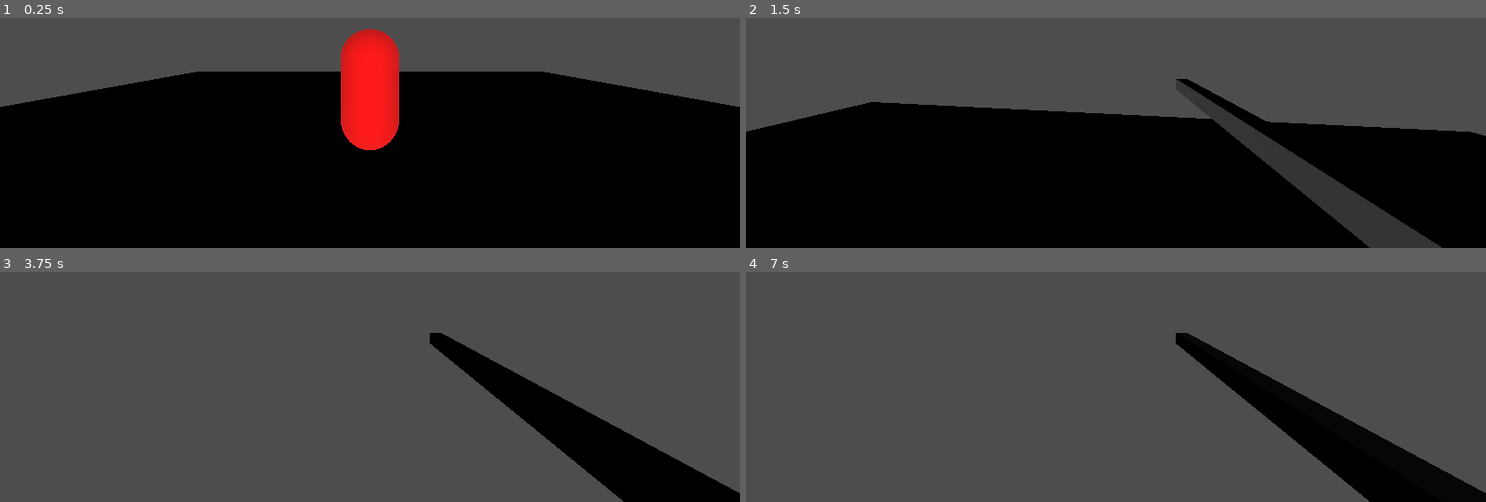
Above: before the commit, frames 1-4 (two rows, left to right).
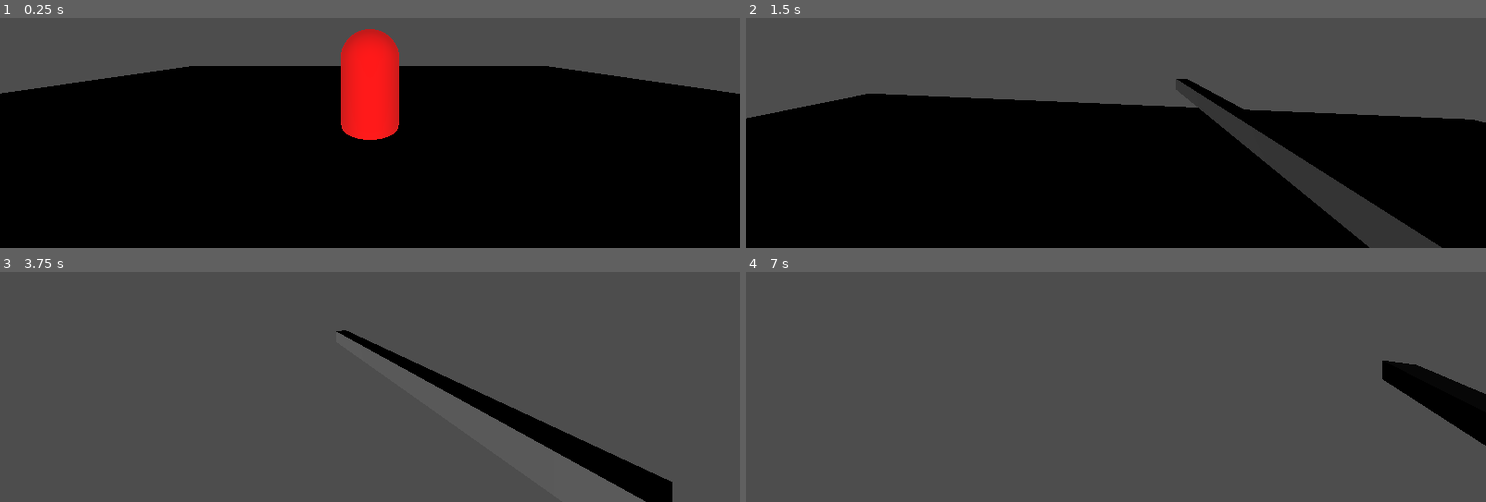
Above: after the commit, the same moments.

Repository: Rule2k/slasher
Game: Godot game, scene res://scenes/main/Main.tscn
The game is run twice, just before and just after one commit, with the same random seed, the same clock (stepped at 60 frames per second) and the same inputs.
Inputs (mouse positions are in pixels of both pictures, inside the frame that each line leads up to):
- Up to frame 1 (0.25 s): no input
- Up to frame 2 (1.5 s): tap Enter at 0.5 s; move the mouse to (1153, 38) at 0.52 s; hold W (move_forward) from 0.53 s (still down); click (1153, 38) at 0.6 s; tap Space (jump) at 0.77 s; move the mouse to (1079, 43) at 1.27 s; tap Q (attack_overhead) at 1.35 s
- Up to frame 3 (3.75 s): keep holding W (move_forward); tap Space (jump) at 1.52, 2.75, 3.02 s; move the mouse to (384, 288) at 2.02 s; right-click (384, 288) at 2.1 s; move the mouse to (362, 301) at 2.77 s; tap E (attack_stab) at 2.85 s; tap Enter at 3.5 s; move the mouse to (421, 299) at 3.52 s; click (421, 299) at 3.6 s
- Up to frame 4 (7 s): tap Space (jump) at 3.77, 4.52, 5, 6.02, 6.5, 6.77 s; move the mouse to (1056, 290) at 4.27 s; tap Q (attack_overhead) at 4.35 s; move the mouse to (1123, 295) at 5.02 s; right-click (1123, 295) at 5.1 s; tap Enter at 5.75 s; move the mouse to (1086, 285) at 5.77 s; release W (move_forward) at 5.78 s; hold D (move_right) 5.78-6.53 s; tap E (attack_stab) at 5.85 s; move the mouse to (1153, 292) at 6.52 s; hold W (move_forward) from 6.53 s (still down); click (1153, 292) at 6.6 s

The runs differ from the first frame. In frame 1, 3.4% of the frame differs, in the area x 0-100%, y 20-58%; in frame 2, 4.3%; in frame 3, 7.2%; in frame 4, 10%, in the area x 58-100%, y 26-100%.

Commit message:
feat: weapon animation system with AnimationPlayer
- AnimationPlayer on WeaponPivot for weapon swing animations
- animation_name field added to AttackData Resource
- slash_right_light animation: windup (0-0.2s), swing (0.2-0.35s), recovery (0.35-0.65s)
- State machine triggers animation on windup enter

Diff:
--- a/data/attacks/slash_left_heavy.tres
+++ b/data/attacks/slash_left_heavy.tres
@@ -1,4 +1,4 @@
-[gd_resource type="Resource" script_class="AttackData" format=3]
+[gd_resource type="Resource" script_class="AttackData" format=3 uid="uid://bpl5r46pgsj4t"]
 
 [ext_resource type="Script" uid="uid://dr7q5i6i5jar5" path="res://scripts/combat/attack_data.gd" id="1_ohxps"]
 
--- a/data/attacks/slash_left_light.tres
+++ b/data/attacks/slash_left_light.tres
@@ -1,4 +1,4 @@
-[gd_resource type="Resource" script_class="AttackData" format=3]
+[gd_resource type="Resource" script_class="AttackData" format=3 uid="uid://jnaipym4oiss"]
 
 [ext_resource type="Script" uid="uid://dr7q5i6i5jar5" path="res://scripts/combat/attack_data.gd" id="1_ohxps"]
 
--- a/scenes/main/Main.tscn
+++ b/scenes/main/Main.tscn
@@ -32,6 +32,43 @@
 [sub_resource type="BoxShape3D" id="BoxShape3D_hitbox"]
 size = Vector3(0.1, 0.1, 0.8)
 
+[sub_resource type="Animation" id="Animation_2tpxt"]
+length = 0.001
+tracks/0/type = "value"
+tracks/0/imported = false
+tracks/0/enabled = true
+tracks/0/path = NodePath(".:rotation")
+tracks/0/interp = 1
+tracks/0/loop_wrap = true
+tracks/0/keys = {
+"times": PackedFloat32Array(0),
+"transitions": PackedFloat32Array(1),
+"update": 0,
+"values": [Vector3(0, 0, 0)]
+}
+
+[sub_resource type="Animation" id="Animation_jsdfw"]
+resource_name = "slash_left_light"
+length = 0.65
+tracks/0/type = "value"
+tracks/0/imported = false
+tracks/0/enabled = true
+tracks/0/path = NodePath(".:rotation")
+tracks/0/interp = 1
+tracks/0/loop_wrap = true
+tracks/0/keys = {
+"times": PackedFloat32Array(0, 0.05291771, 0.2, 0.35, 0.65),
+"transitions": PackedFloat32Array(1, 1, 1, 1, 1),
+"update": 0,
+"values": [Vector3(0, 0, 0), Vector3(0, 0.5235988, 0), Vector3(0, 0.5235988, 0), Vector3(0, -0.6981317, 0), Vector3(0, 0, 0)]
+}
+
+[sub_resource type="AnimationLibrary" id="AnimationLibrary_tck0d"]
+_data = {
+&"RESET": SubResource("Animation_2tpxt"),
+&"left_light": SubResource("Animation_jsdfw")
+}
+
 [sub_resource type="CapsuleShape3D" id="CapsuleShape3D_u1xfj"]
 
 [sub_resource type="CapsuleMesh" id="CapsuleMesh_nha0i"]
@@ -51,6 +88,7 @@
 shape = SubResource("BoxShape3D_vyk5b")
 
 [node name="MeshInstance3D" type="MeshInstance3D" parent="Floor" unique_id=1139481814]
+transform = Transform3D(1, 0, 0, 0, 1, 0, 0, 0, 1, -0.037448466, 0.3617488, 0.03692782)
 mesh = SubResource("BoxMesh_u1xfj")
 
 [node name="Player" type="CharacterBody3D" parent="." unique_id=1819268303]
@@ -84,6 +122,9 @@
 [node name="HitBoxShape" type="CollisionShape3D" parent="Player/Head/WeaponPivot/Weapon/HitBox" unique_id=111111005]
 shape = SubResource("BoxShape3D_hitbox")
 
+[node name="AnimationPlayer" type="AnimationPlayer" parent="Player/Head/WeaponPivot" unique_id=1840091530]
+libraries/ = SubResource("AnimationLibrary_tck0d")
+
 [node name="CameraController" type="Node3D" parent="Player" unique_id=2060059889]
 script = ExtResource("2_gyg6b")
 
--- a/scripts/combat/attack_data.gd
+++ b/scripts/combat/attack_data.gd
@@ -14,3 +14,8 @@
 @export_group("Properties")
 @export var damage: float = 20.0
 @export var range_distance: float = 2.0
+
+func get_animation_name() -> String:
+	var dir = Direction.keys()[direction].to_lower()
+	var weight = "heavy" if is_heavy else "light"
+	return "%s_%s" % [dir, weight]
--- a/scripts/player/state_machine.gd
+++ b/scripts/player/state_machine.gd
@@ -30,12 +30,14 @@
 
 var _player: CharacterBody3D
 @onready var hit_box: Area3D
+@onready var anim_player: AnimationPlayer
 
 func _ready() -> void:
 	_player = get_parent()
 	hit_box = _player.get_node("Head/WeaponPivot/Weapon/HitBox")
 	hit_box.body_entered.connect(_on_hit_box_body_entered)
 	hit_box.monitoring = false
+	anim_player = _player.get_node("Head/WeaponPivot/AnimationPlayer")
 
 	# Construire le mapping après que les exports sont chargés
 	_attack_map = {
@@ -73,6 +75,7 @@
 	hold_timer = 0.0
 	state_timer = current_attack.windup_duration
 	print(">> WINDUP %s (light par défaut)" % current_action)
+	anim_player.play(current_attack.get_animation_name())
 
 func _process_windup(delta: float) -> void:
 	state_timer -= delta
Not shown: 1 places in scenes/main/Main.tscn that only renumber resources
